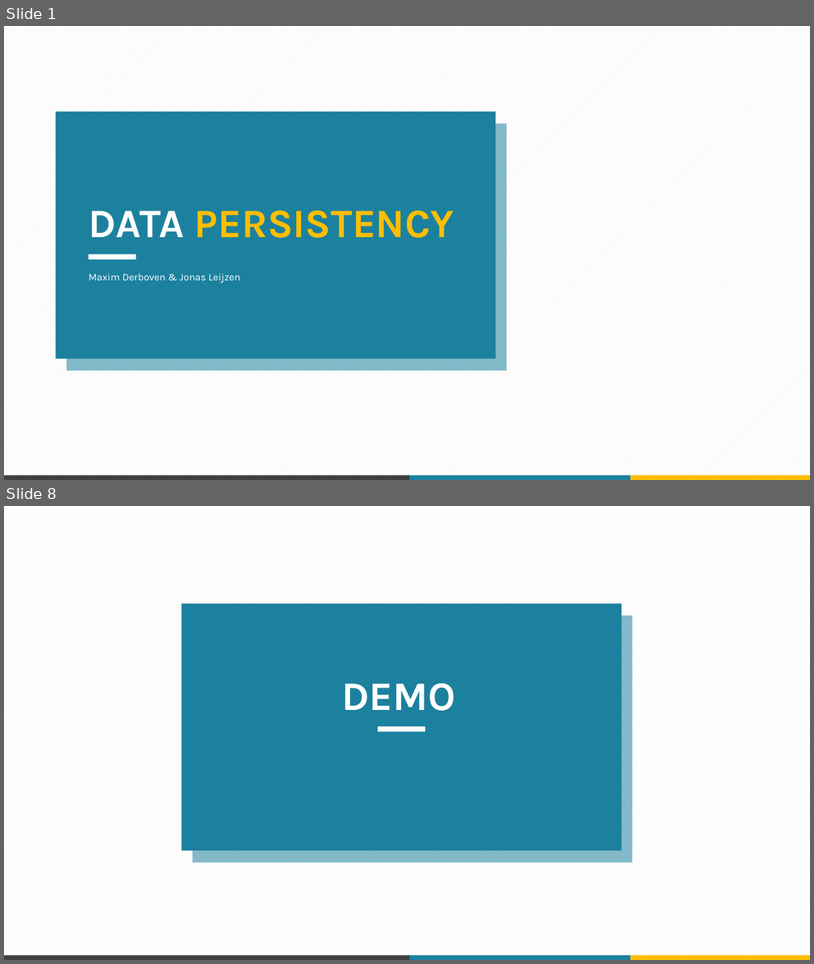
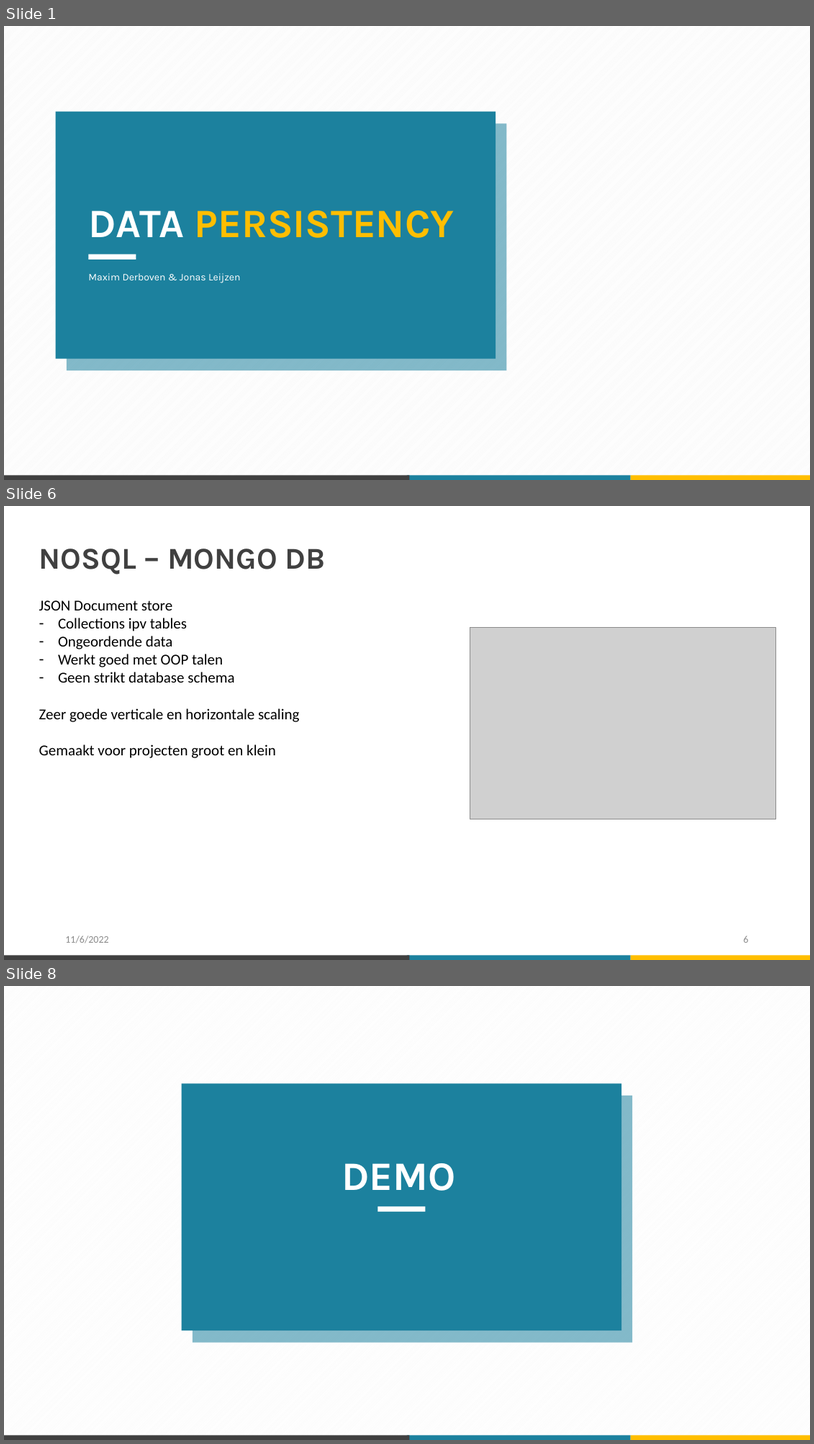
Before and after one commit to maximderboven/datawarehouse, a slide deck: Presentatie.pptx. Shown one above the other, each under a label of ours: slides 1 and 8 before the commit, slides 1, 6 and 8 after it; the slides between them are not shown. The pictures are 814x964 and 814x1444 pixels, drawn with LibreOffice and Linux fonts; fonts in the diff are those of the drawing; grey boxes stand for pictures. Boxes give left, top, right and bottom in pixels: in the first picture for what was removed or moved away, otherwise in the second. Text is boxed around its words. In the diff, an @@ line names an element or a change of style, - is before the commit and + after.

Commit message:
Did reflection before exam and added mongodb part to presentation

```diff
--- a/Presentatie.pptx
+++ b/Presentatie.pptx
@@ slide 6 added at (4, 506, 810, 960), background #FFFFFF @@
@@ text added at (39, 548, 325, 574), 36 pt, text #404040, bold @@
+NOSQL – MONGO DB
@@ text added at (39, 600, 299, 758), 18 pt, text #000000 @@
+JSON Document store
+– Collections ipv tables
+– Ongeordende data
+– Werkt goed met OOP talen
+– Geen strikt database schema
+Zeer goede verticale en horizontale scaling
+Gemaakt voor projecten groot en klein
@@ picture added at (471, 628, 776, 818) @@
@@ text added at (65, 935, 108, 943), 12 pt, text #8C8C8C @@
+11/6/2022
@@ page number added at (743, 936, 748, 942), 12 pt, text #8C8C8C @@
+6
@@ rectangle added at (4, 955, 410, 960), fill #404040 @@
@@ rectangle added at (407, 955, 631, 960), fill #1C819E @@
@@ rectangle added at (631, 955, 810, 960), fill #FFBE00 @@
```
Also in this commit, not shown: 5 slides changed, 1 slide removed, 2 other files.
